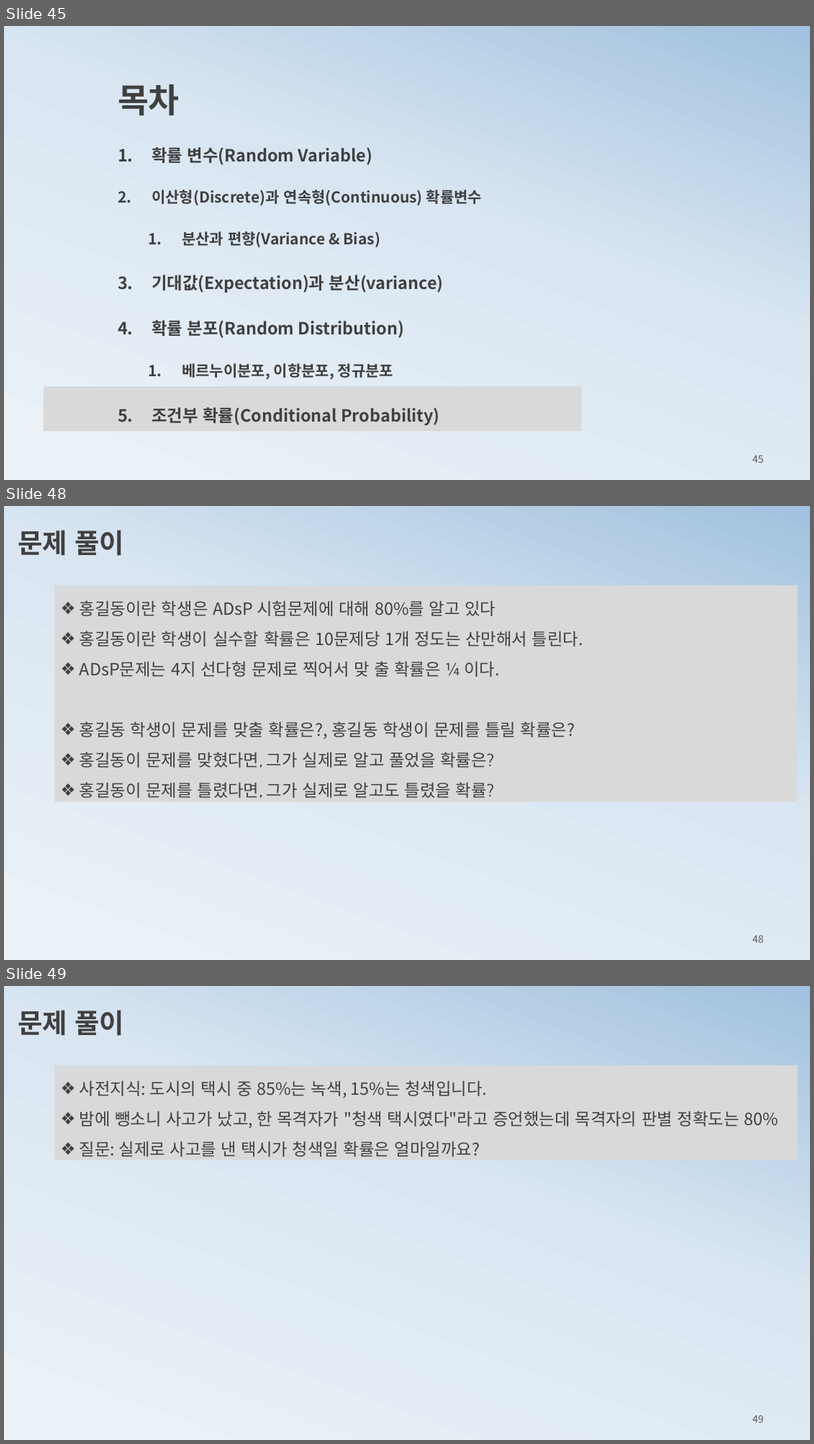
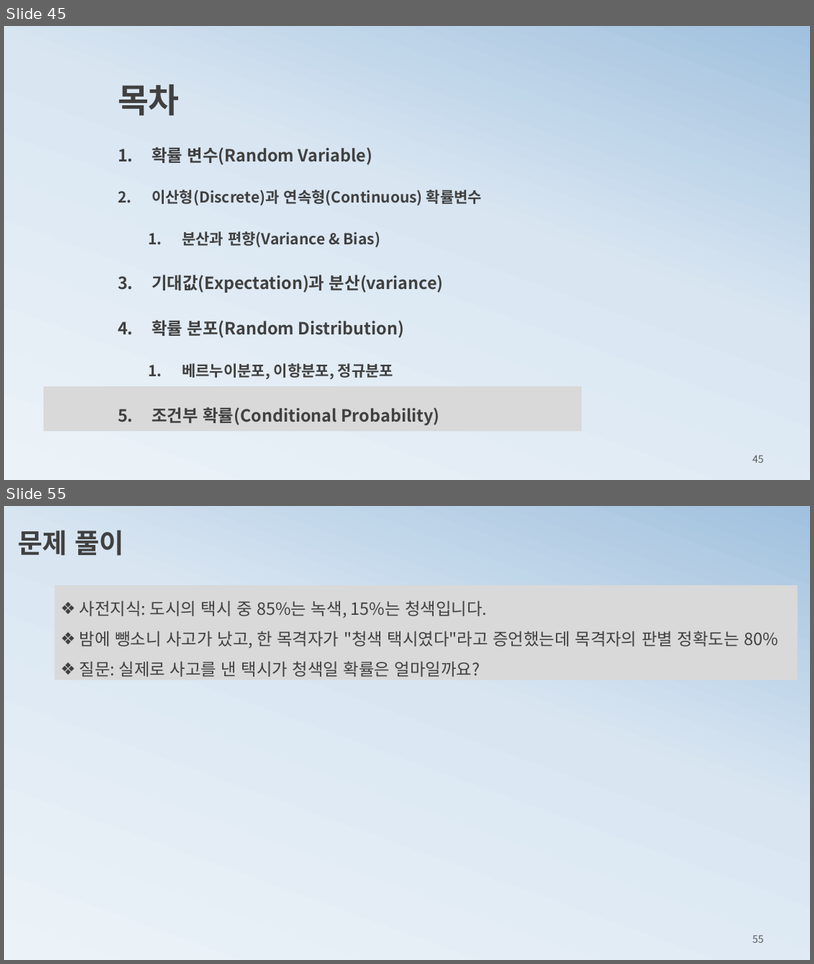
Before and after one commit to ancestor9/mathematics-for-machine-learning, a slide deck: 2_probability theory for machine learning.pptx. Shown one above the other, each under a label of ours: slides 45, 48 and 49 before the commit, slides 45 and 55 after it; the slides between them are not shown. The pictures are 814x1444 and 814x964 pixels, drawn with LibreOffice and Linux fonts; fonts in the diff are those of the drawing. Boxes give left, top, right and bottom in pixels: in the first picture for what was removed or moved away, otherwise in the second. Text is boxed around its words. In the diff, an @@ line names an element or a change of style, - is before the commit and + after.

```diff
--- a/2_probability theory for machine learning.pptx
+++ b/2_probability theory for machine learning.pptx
@@ slide 48 removed at (x1=4, y1=506, x2=810, y2=960), background gradient #ECF3F8 to #D9E6F2 to #A1C1DE @@
@@ text removed at (x1=18, y1=530, x2=124, y2=556) @@
-문제 풀이
@@ rectangle removed at (x1=55, y1=585, x2=797, y2=802) @@
-❖ 홍길동이란 학생은 ADsP 시험문제에 대해 80%를 알고 있다
-❖ 홍길동이란 학생이 실수할 확률은 10문제당 1개 정도는 산만해서 틀린다.
-❖ ADsP문제는 4지 선다형 문제로 찍어서 맞 출 확률은 ¼ 이다.
-❖ 홍길동 학생이 문제를 맞출 확률은?, 홍길동 학생이 문제를 틀릴 확률은?
-❖ 홍길동이 문제를 맞혔다면, 그가 실제로 알고 풀었을 확률은?
-❖ 홍길동이 문제를 틀렸다면, 그가 실제로 알고도 틀렸을 확률?
@@ page number removed at (x1=753, y1=934, x2=764, y2=942) @@
-48
@@ what was slide 49 is now slide 55 @@
@@ page number at (x1=753, y1=935, x2=764, y2=942): text changed @@
-49
+55
```
Also in this commit, not shown: 4 slides changed, 10 slides added, 1 other slide removed.
